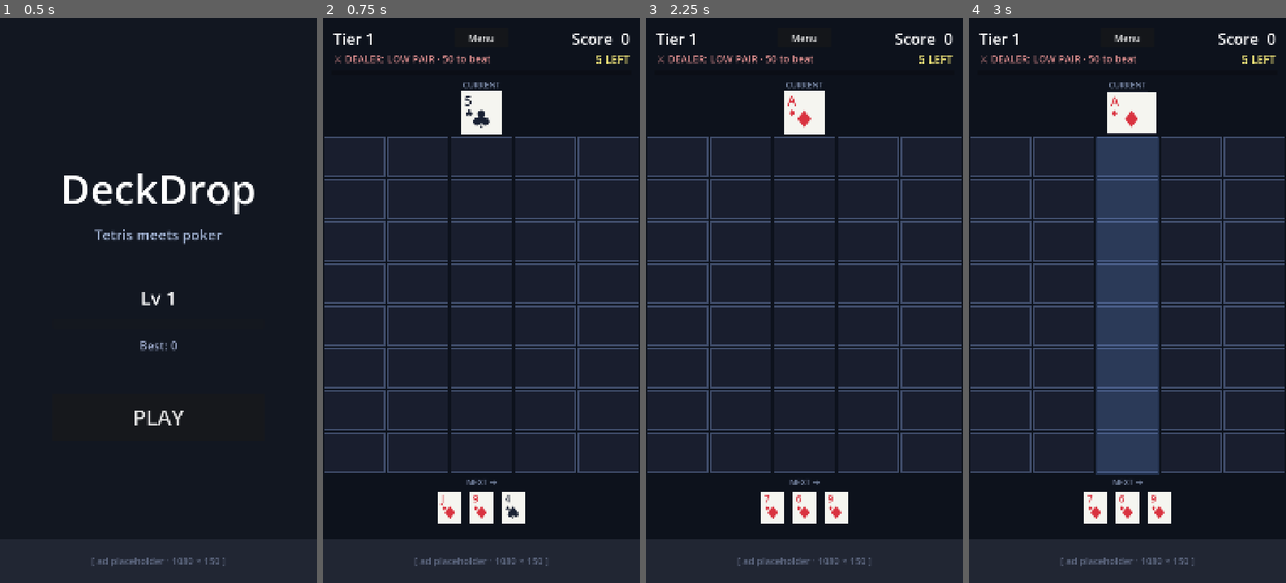
Above: before the commit, frames 1-4 (left to right).
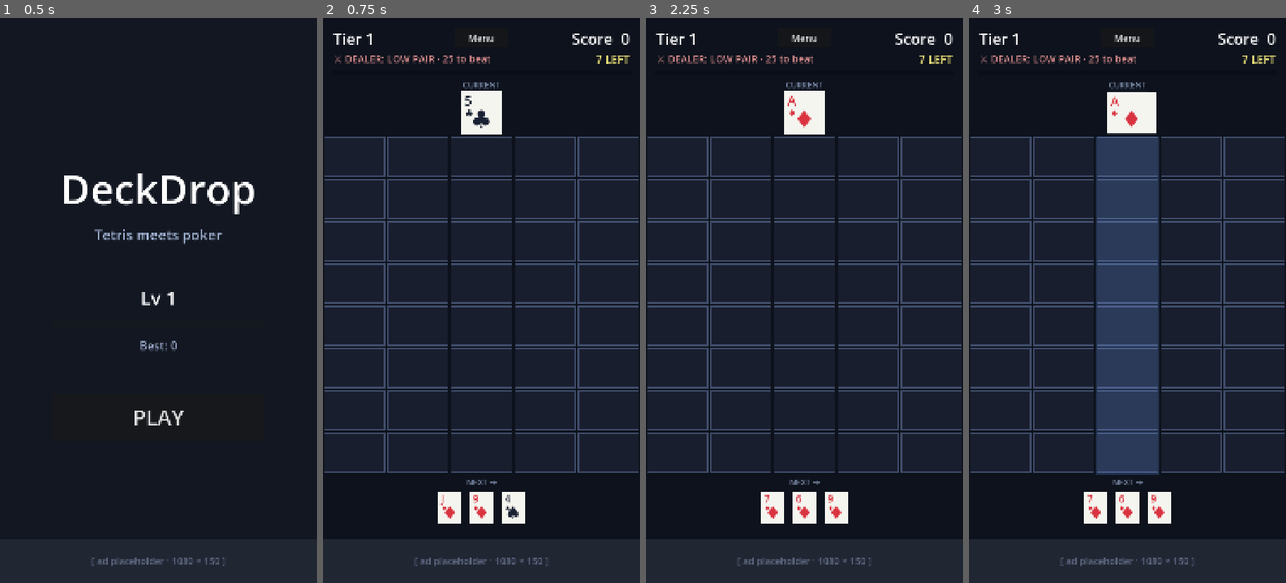
Above: after the commit, the same moments.

Repository: KrisCagle/Godot-CardStack
Game: Godot game, scene res://scenes/Title.tscn
Same seed, same stepped clock (60 frames per second), same inputs: the game is played once before the commit and once after it.
Inputs (mouse positions are in pixels of both pictures, inside the frame that each line leads up to):
- Up to frame 1 (0.5 s): no input
- Up to frame 2 (0.75 s): click "PLAY" at 0.5 s
- Up to frame 3 (2.25 s): click "Menu" at 1.25 s; click "PLAY" at 2 s
- Up to frame 4 (3 s): tap Enter at 2.75 s; move the mouse to (1127, 306) at 2.77 s; click (1127, 306) at 2.92 s

Frame 1 is identical in both runs. In frame 2, less than 0.1% of the frame differs, in the area x 37-88%, y 6-9%; in frame 3, less than 0.1%; in frame 4, less than 0.1%.

Commit message:
Soften dealer: longer rounds (5→7), easier first dealer (50→25)
Player feedback: dealer-loss-on-bad-cards felt unwinnable. Two minimal
knobs to widen the survival window without changing the mechanic:

- ROUND_LENGTH 5 → 7: 40% more placements per round. More chances to
  build a hand worth clearing, especially when the queue rolls poorly.
- Low Pair floor 25 (was 50): round 1 should be nearly free, giving
  new players a clean introduction to the dealer pressure before
  things ramp.

Mid-table escalation steps unchanged (Pair 100, Two Pair 160, ...)
so the back-end challenge curve is intact. If mid-tier dealers (Two
Pair, Trips) feel too tight, lowering those is the next dial.

Diff:
--- a/DeckDrop/scenes/Game.tscn
+++ b/DeckDrop/scenes/Game.tscn
@@ -79,7 +79,7 @@
 offset_right = -36.0
 offset_bottom = 160.0
 modulate = Color(1, 0.95, 0.5, 1)
-text = "5 LEFT"
+text = "7 LEFT"
 horizontal_alignment = 2
 vertical_alignment = 1
 theme_override_font_sizes/font_size = 38
--- a/DeckDrop/scripts/dealer.gd
+++ b/DeckDrop/scripts/dealer.gd
@@ -8,7 +8,7 @@
 ## against without needing the dealer's cards on screen.
 
 const TIER_TARGETS := [
-	{"name": "Low Pair",       "score": 50},
+	{"name": "Low Pair",       "score": 25},
 	{"name": "Pair",           "score": 100},
 	{"name": "Two Pair",       "score": 160},
 	{"name": "Trips",          "score": 240},
--- a/DeckDrop/scripts/game.gd
+++ b/DeckDrop/scripts/game.gd
@@ -20,7 +20,7 @@
 const DROP_DURATION := 0.26
 const CLEAR_DELAY := 0.16
 const GRAVITY_DELAY := 0.16
-const ROUND_LENGTH := 5  # placements per dealer round
+const ROUND_LENGTH := 7  # placements per dealer round
 
 const TIER_THRESHOLDS := [0, 500, 1500, 3000, 5000, 8000, 12000, 18000, 25000, 35000]
 
Not shown, added: DeckDrop/scripts/dealer.gd.uid
